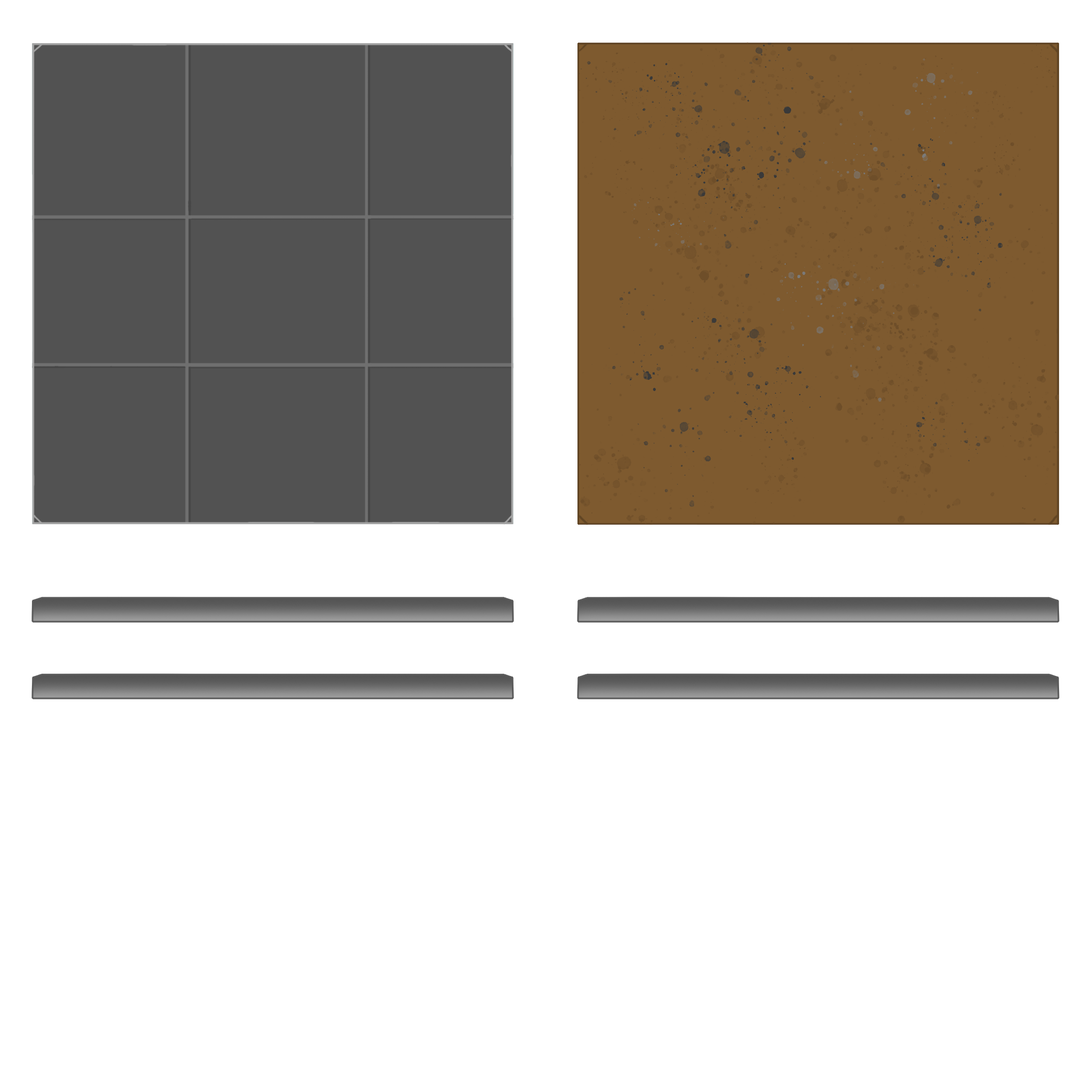
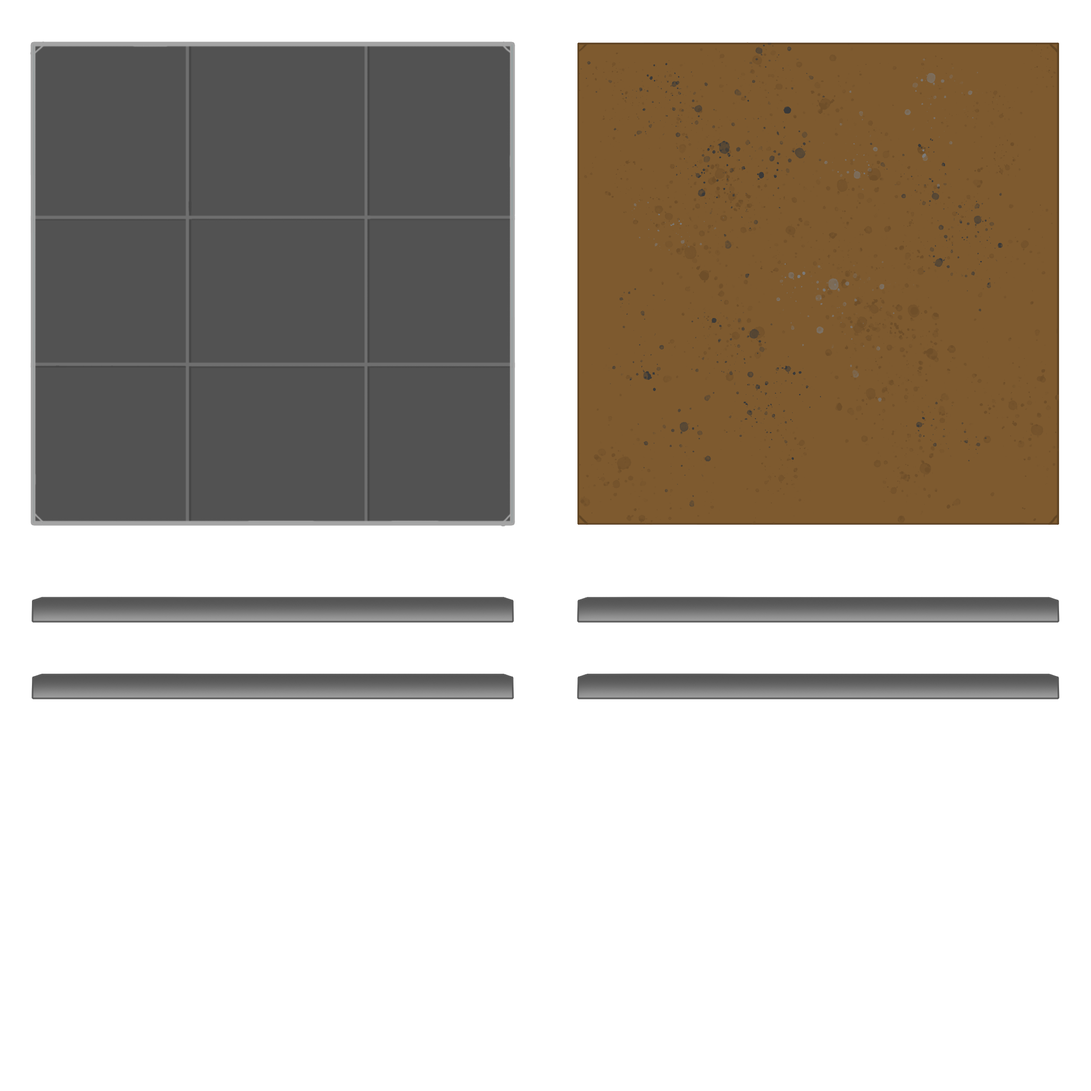
Two versions of the same layered image (1091x1091). Layer-by-layer changes:
painted on "Layer 5" over [31, 42, 514, 526]
